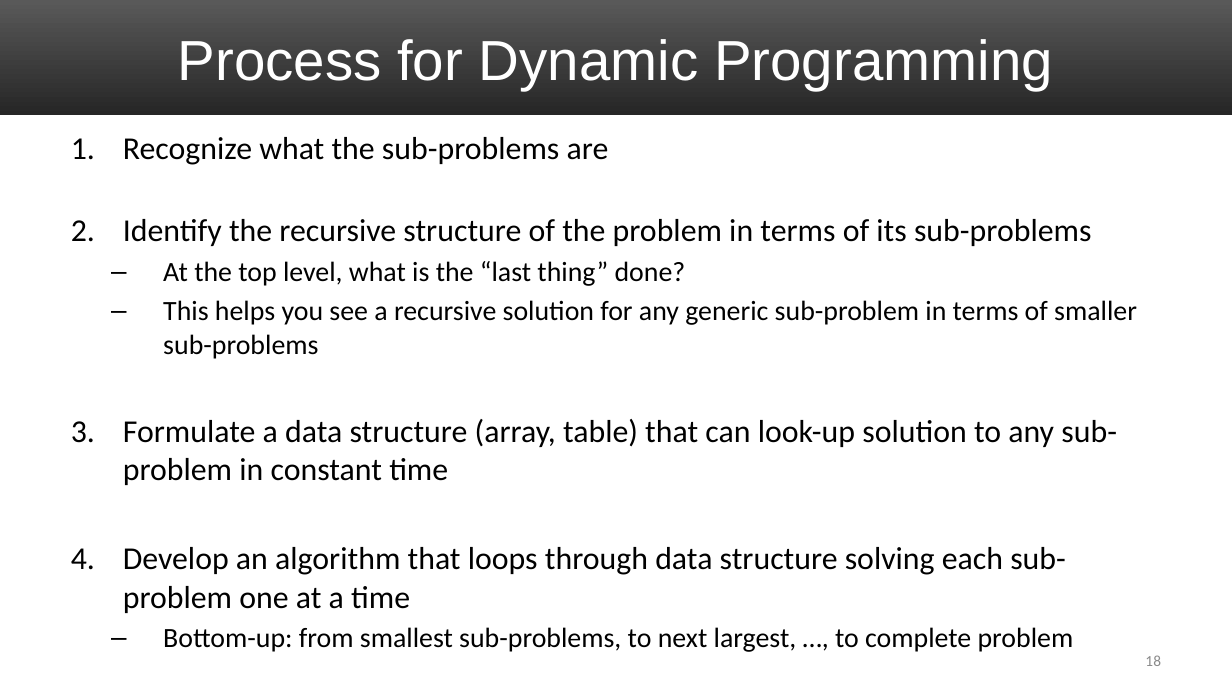
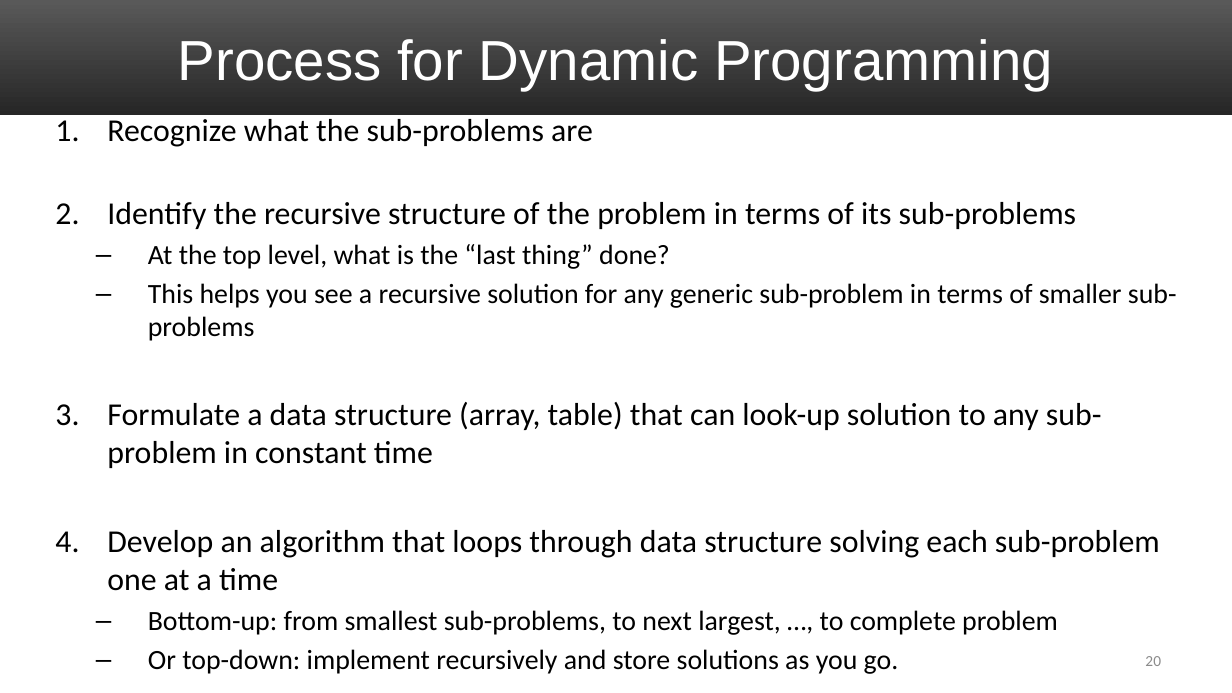
Before and after one commit to markfloryan/dsa2, a slide deck: slide 20 of slides/05-DPRodCut.pptx (slide 18 before the commit). Drawn at 1232x693 pixels with LibreOffice and Linux fonts; fonts in the diff are those of the drawing. Boxes give left, top, right and bottom in pixels: in the first picture for what was removed or moved away, otherwise in the second. Text is boxed around its words. In the diff, an @@ line names an element or a change of style, - is before the commit and + after.

```diff
--- a/slides/05-DPRodCut.pptx
+++ b/slides/05-DPRodCut.pptx
@@ text "Recognize what the sub-problems are": place and size @@
-text "Recognize what the sub-problems are" at [123,137,1137,652]
+text "Recognize what the sub-problems are" at [107,119,1177,670]
@@ text at [148,649,779,670]: paragraph added @@
+  – Or top-down: implement recursively and store solutions as you go.
@@ page number at [1145,656,1161,666]: text changed @@
-18
+20
```
Also in this commit, not shown: 1 other slide changed, 2 slides added.
